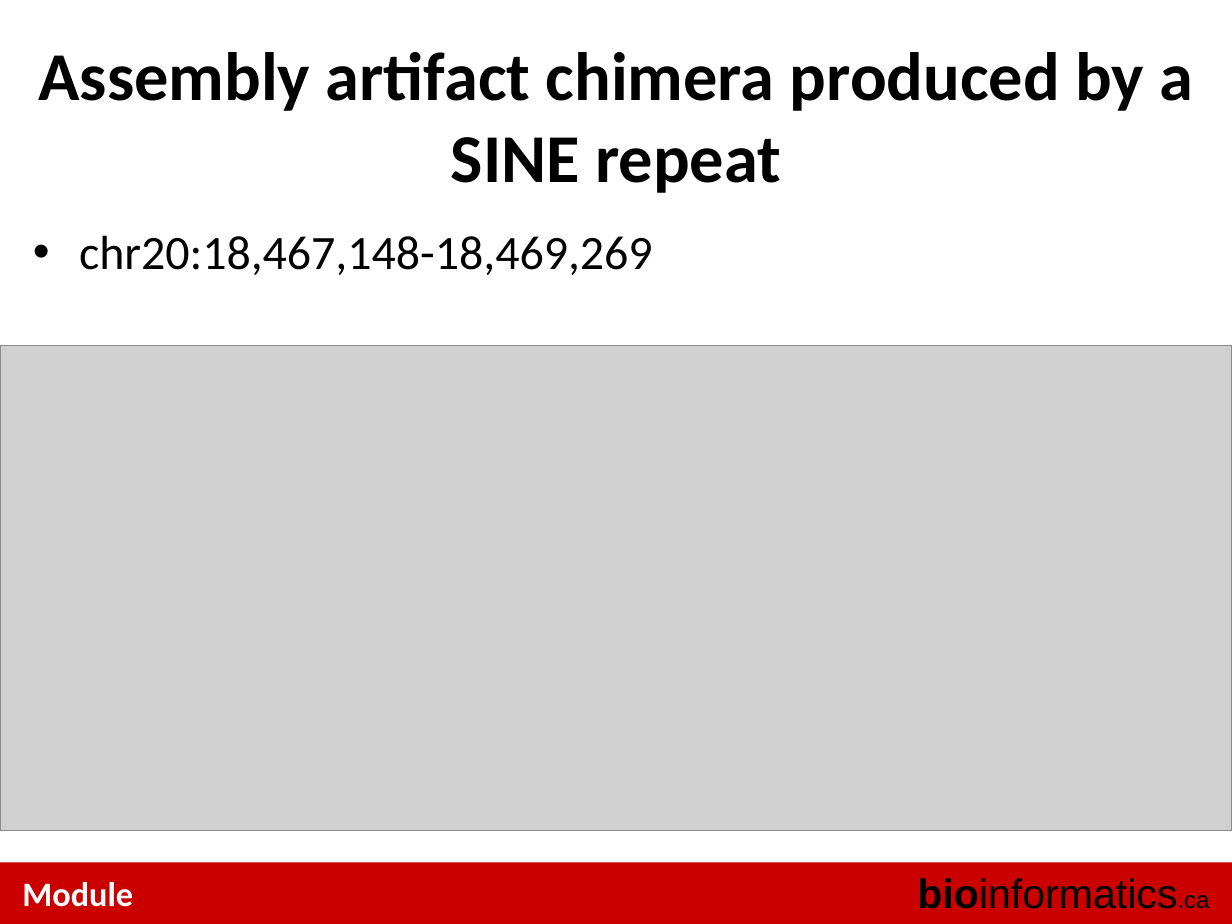
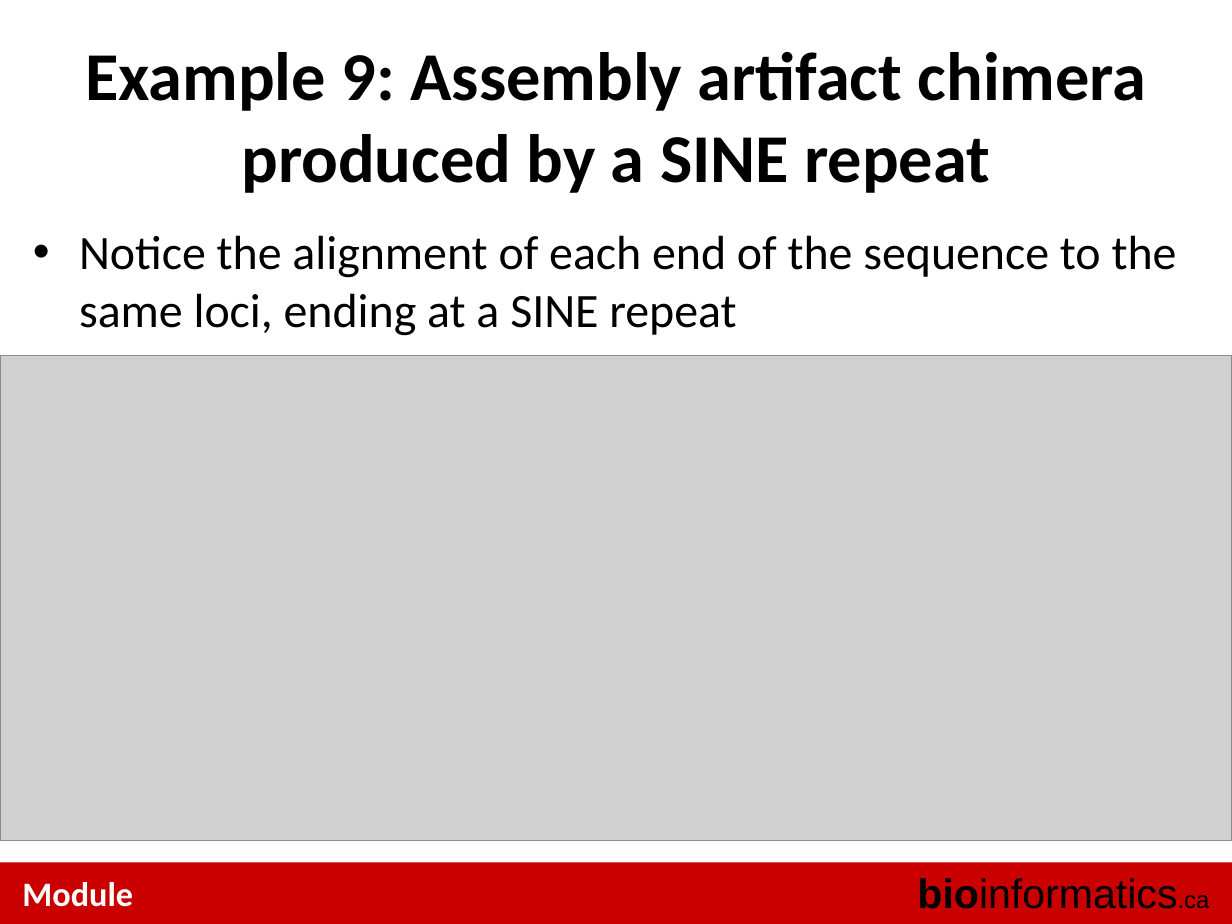
Before and after one commit to tinyheero/BICG-2016, a slide deck: slide 18 of gene_fusions/content/CBW_BiCG_GeneFusionsLab_2014.pptx (slide 6 before the commit). Drawn at 1232x924 pixels with LibreOffice and Linux fonts; fonts in the diff are those of the drawing; grey boxes stand for pictures. Boxes give left, top, right and bottom in pixels: in the first picture for what was removed or moved away, otherwise in the second. Text is boxed around its words. In the diff, an @@ line names an element or a change of style, - is before the commit and + after.

```diff
--- a/gene_fusions/content/CBW_BiCG_GeneFusionsLab_2014.pptx
+++ b/gene_fusions/content/CBW_BiCG_GeneFusionsLab_2014.pptx
@@ title at (85, 52, 1147, 193): text changed @@
-Assembly artifact chimera produced by a SINE repeat
+Example 9: Assembly artifact chimera produced by a SINE repeat
@@ text at (79, 235, 1177, 336): text changed @@
-• chr20:18,467,148-18,469,269
+• Notice the alignment of each end of the sequence to the same loci, ending at a SINE repeat
@@ picture: place and size @@
-picture at (0, 346, 1232, 832)
+picture at (0, 355, 1232, 840)
```
Also in this commit, not shown: 2 other slides changed, 2 slides added, 1 slide removed, 1 other file.
